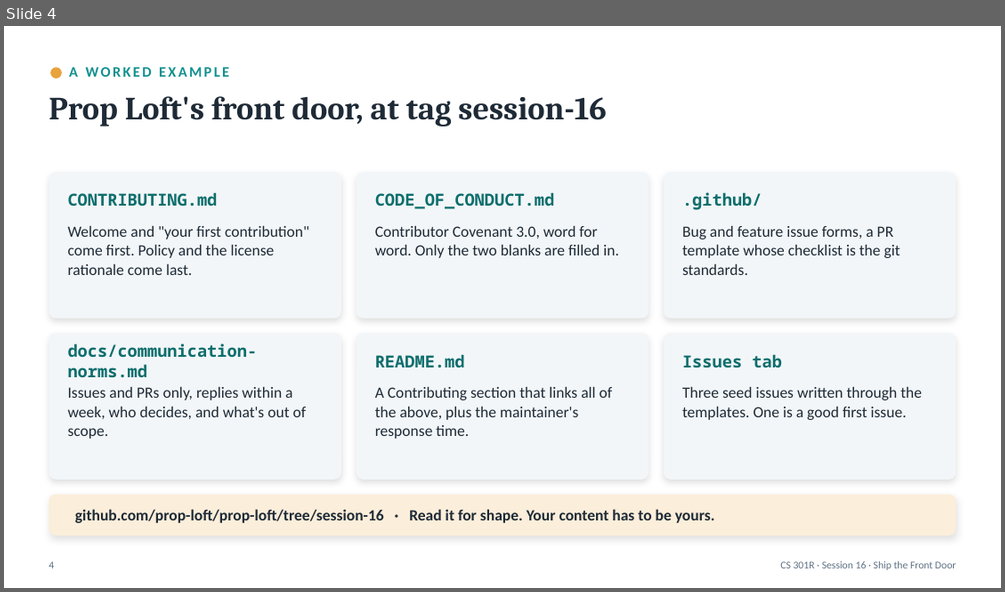
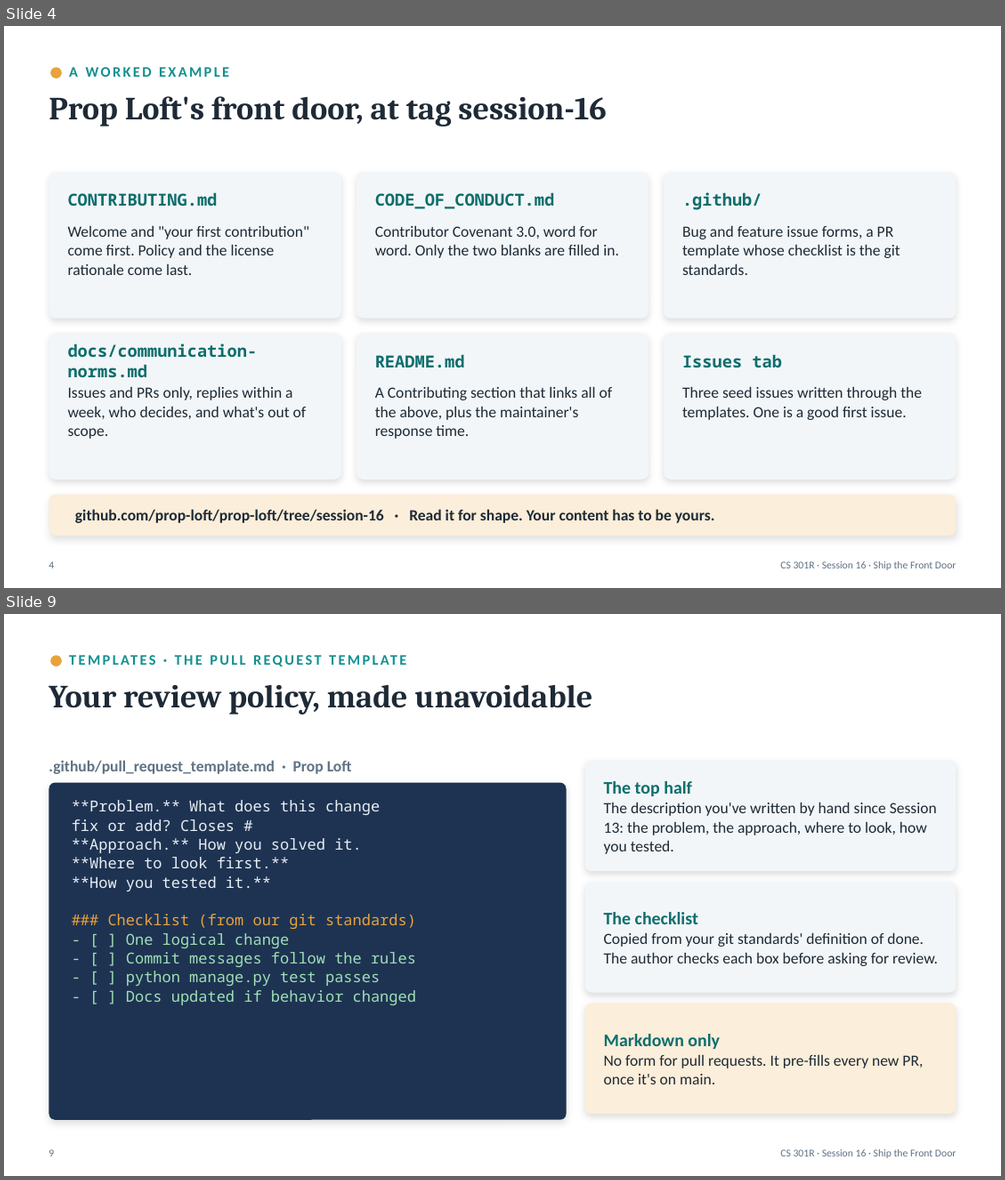
Before and after one commit to BYU-CS-Course-Ops/CS380, a slide deck: canvas_material/lectures/powerpoint/Session16-FrontDoorWorkshop.pptx. Shown one above the other, each under a label of ours: slide 4 before the commit, slides 4 and 9 after it; the slides between them are not shown. The pictures are 1005x592 and 1005x1180 pixels, drawn with LibreOffice and Linux fonts; fonts in the diff are those of the drawing. Boxes give left, top, right and bottom in pixels: in the first picture for what was removed or moved away, otherwise in the second. Text is boxed around its words. In the diff, an @@ line names an element or a change of style, - is before the commit and + after.

```diff
--- a/canvas_material/lectures/powerpoint/Session16-FrontDoorWorkshop.pptx
+++ b/canvas_material/lectures/powerpoint/Session16-FrontDoorWorkshop.pptx
@@ slide 9 added at bbox=[4, 614, 1001, 1176], background #FFFFFF @@
@@ ellipse added at bbox=[50, 655, 62, 667], fill #E8A33D @@
@@ text added at bbox=[69, 647, 931, 673], 14 pt, text #12908F, bold @@
+TEMPLATES · THE PULL REQUEST TEMPLATE
@@ text added at bbox=[48, 684, 592, 715], 31 pt, text #1E2A36, bold @@
+Your review policy, made unavoidable
@@ text added at bbox=[48, 760, 352, 774], 15 pt, text #5F7284, bold @@
+.github/pull_request_template.md · Prop Loft
@@ rounded rectangle added at bbox=[585, 760, 955, 871], fill #F2F6F8 @@
@@ rounded rectangle added at bbox=[49, 782, 566, 1120], fill #1E3352 @@
@@ text added at bbox=[72, 800, 416, 1006], 14.5 pt, text #E8EEF3 @@
+**Problem.** What does this change
+fix or add? Closes #
+**Approach.** How you solved it.
+**Where to look first.**
+**How you tested it.**
+### Checklist (from our git standards)
+- [ ] One logical change
+- [ ] Commit messages follow the rules
+- [ ] python manage.py test passes
+- [ ] Docs updated if behavior changed
@@ text added at bbox=[604, 781, 937, 854], 15 pt, text #1E2A36 @@
+The top half
+The description you've written by hand since Session 13: the problem, the approach, where to look, how you tested.
@@ rounded rectangle added at bbox=[585, 882, 955, 992], fill #F2F6F8 @@
@@ text added at bbox=[604, 912, 938, 966], 15 pt, text #1E2A36 @@
+The checklist
+Copied from your git standards' definition of done. The author checks each box before asking for review.
@@ rounded rectangle added at bbox=[585, 1003, 955, 1114], fill #FBEEDA @@
@@ text added at bbox=[604, 1034, 922, 1085], 15 pt, text #1E2A36 @@
+Markdown only
+No form for pull requests. It pre-fills every new PR, once it's on main.
@@ text added at bbox=[48, 1150, 54, 1157], 10 pt, text #5F7284 @@
+9
@@ text added at bbox=[780, 1150, 956, 1159], 10 pt, text #5F7284 @@
+CS 301R · Session 16 · Ship the Front Door
```
Also in this commit, not shown: 10 slides changed, 3 other slides added, 7 other files.
